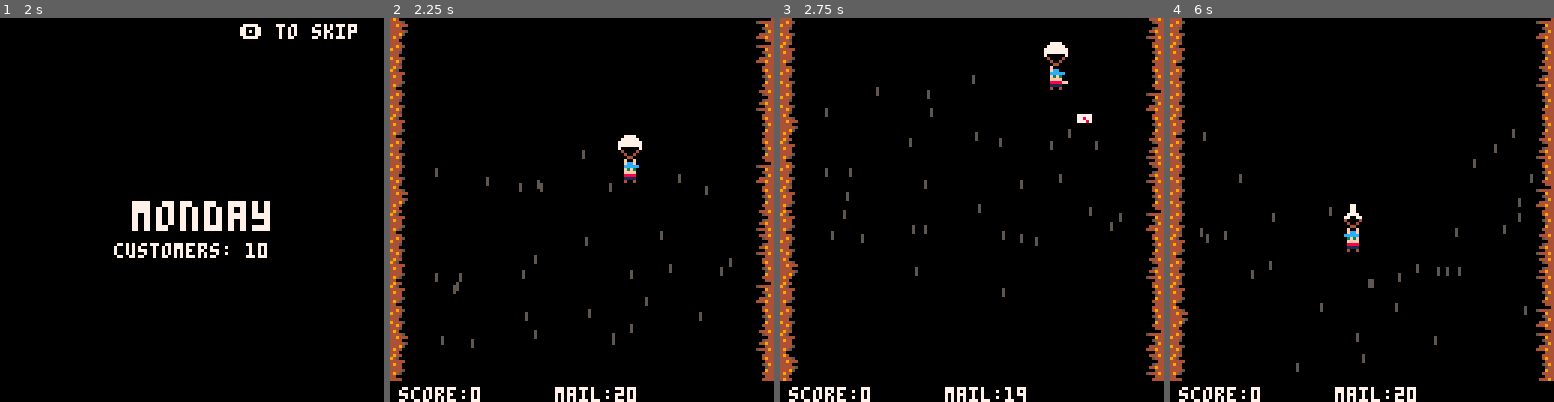
Above: before the commit, frames 1-4 (left to right).
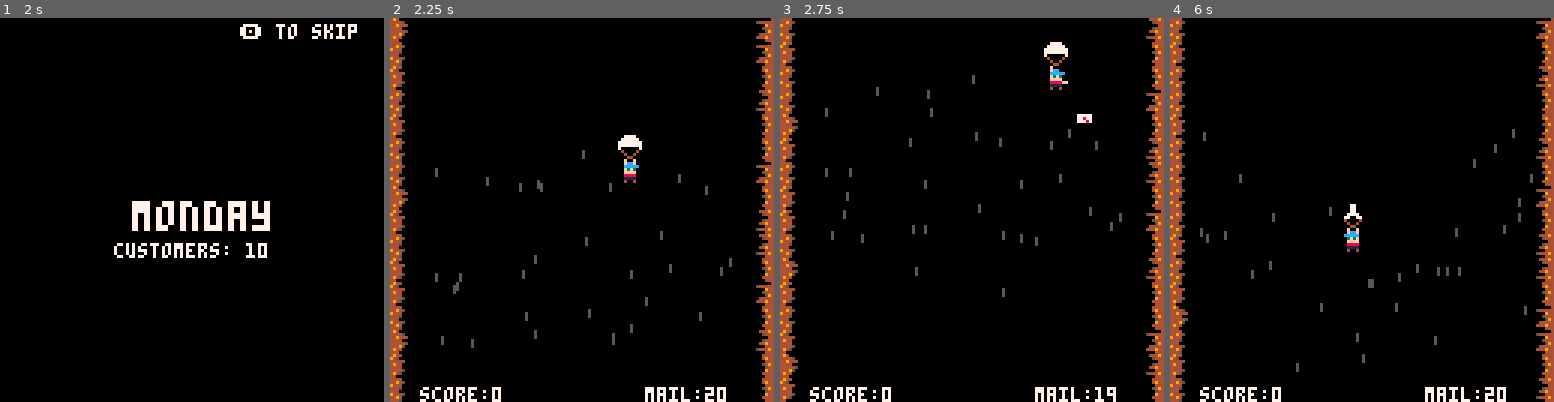
Above: after the commit, the same moments.

Repository: sugarvoid/down-mail
Game: PICO-8 cartridge down_mail.p8
Same seed, same stepped clock (60 frames per second), same inputs: the game is played once before the commit and once after it.
Inputs:
- Up to frame 1 (2 s): tap X (X key) at 0.33, 1.07, 1.85 s; tap O (Z key) at 0.7, 1.7 s; hold Right from 1.6 s (still down)
- Up to frame 2 (2.25 s): release Right at 2.1 s; tap O (Z key) at 2.1 s; hold Up from 2.15 s (still down)
- Up to frame 3 (2.75 s): release Up at 2.42 s; hold Right from 2.47 s (still down); tap O (Z key) at 2.5 s
- Up to frame 4 (6 s): tap O (Z key) every 0.4 s from 2.9 to 5.7 s; tap X (X key) at 2.97, 4.08, 5.2 s; release Right at 3.03 s; hold Left 3.08-3.58 s; hold Down 3.63-3.97 s; hold Right 4.02-4.68 s; hold Up 4.73-5.03 s; hold Left 5.08-5.68 s; hold Down from 5.73 s (still down)

Frame 1 is identical in both runs. In frame 2, 1.6% of the frame differs, in the area x 0-100%, y 94-100%; in frame 3, 1.6%; in frame 4, 1.7%.

Commit message:
Increase rock fall speed

Diff:
--- a/src/mailbox.lua
+++ b/src/mailbox.lua
@@ -12,7 +12,7 @@
         mb.b_col = 2
     end
 
-    mb.speed = rnd({ 0.7, 0.9, 1.3 })
+    mb.speed = rnd({ 1, 1.3, 1.6 })
     mb.lane = lane
     mb.x = lanes[lane][1]
     mb.y = 128
--- a/src/main.lua
+++ b/src/main.lua
@@ -352,7 +352,7 @@
 end
 
 function draw_gui()
-    rectfill(0, 121, 128, 128, 0)
+    rectfill(10, 121, 118, 128, 0)
 
     hud.tic += 1
     if hud.tic >= 1 then
@@ -362,8 +362,8 @@
         hud.tic = 0
     end
 
-    print("score:" .. score, 3, 123, 7)
-    print("mail:" .. p1.letters, 55, 123, 7)
+    print("score:" .. score, 10, 123, 7)
+    print("mail:" .. p1.letters, 85, 123, 7)
 end
 
 function start_level()
--- a/src/spawner.lua
+++ b/src/spawner.lua
@@ -49,11 +49,12 @@
         if self.running then
             if g_state == gamestates.game then
                 self.rock_1 -= 1
+                self.rock_2 -= 1
                 self.mail_box -= 1
                 self.mail_box_2 -= 1
 
                 if day >= 2 then
-                    self.rock_2 -= 1
+
                     self.dog -= 1
                 end
 
